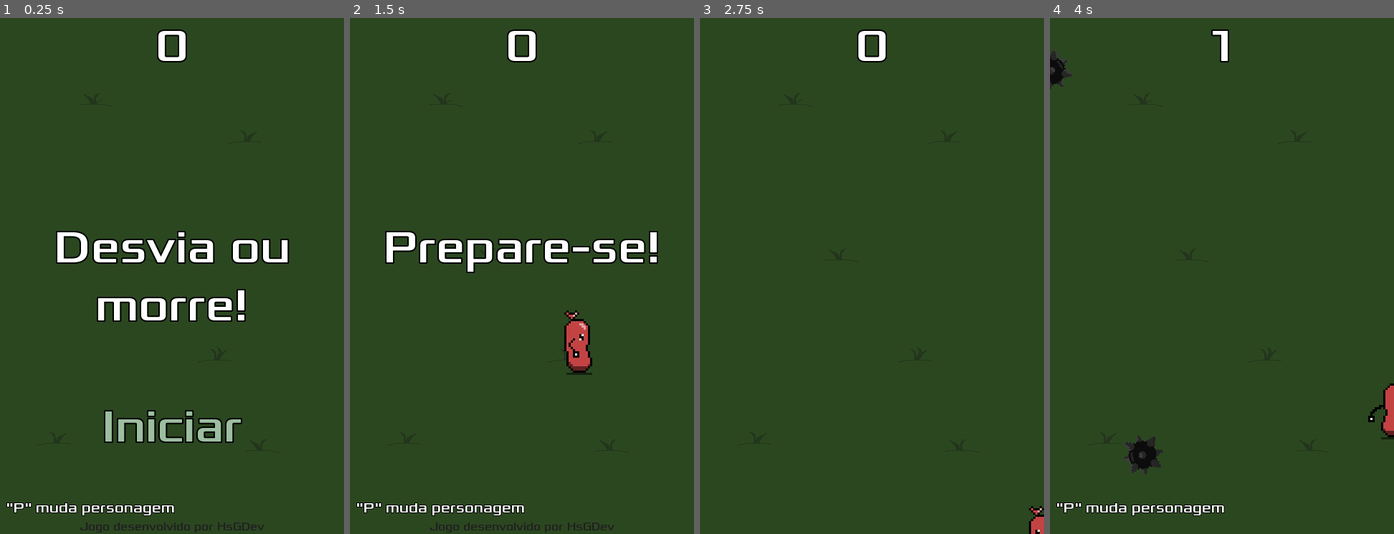
Above: before the commit, frames 1-4 (left to right).
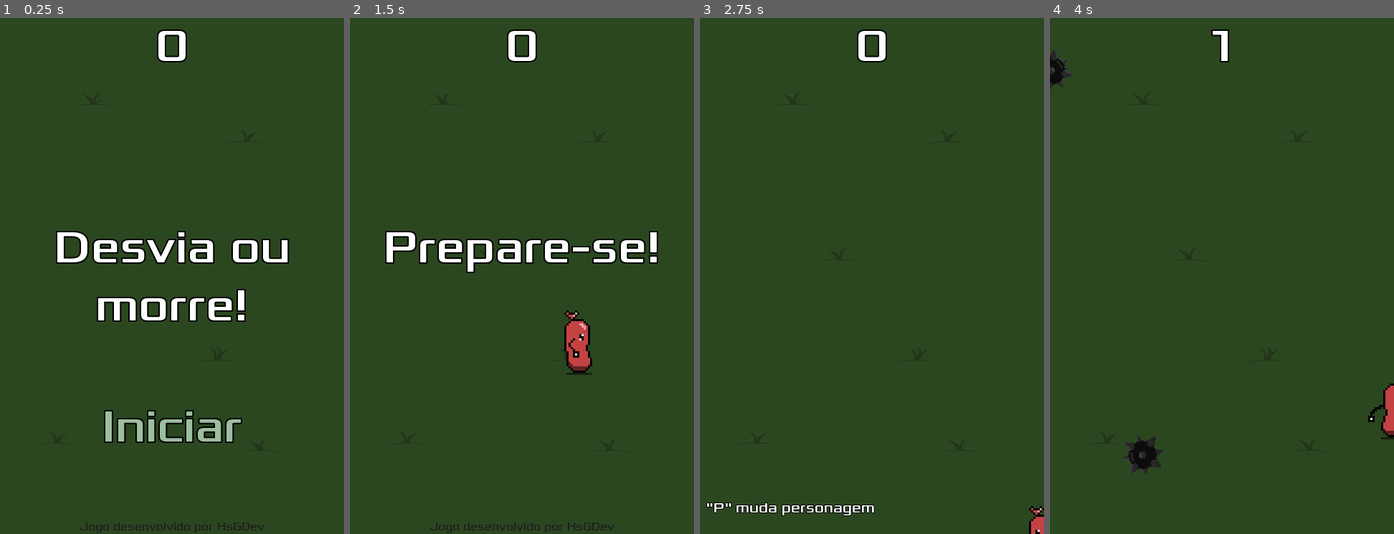
Above: after the commit, the same moments.

Repository: henriquesoaresg2/Gitteste
Game: Godot game, scene res://Main.tscn
Two runs of this game, one before a commit and one after it. Both use one fixed random seed, a clock stepped at 60 frames per second and the inputs below.
Inputs:
- Up to frame 1 (0.25 s): no input
- Up to frame 2 (1.5 s): click "Iniciar" at 0.5 s; tap Enter at 1.25 s; hold Right (ui_right) from 1.28 s (still down)
- Up to frame 3 (2.75 s): release Right (ui_right) at 2.03 s; hold Down (ui_down) from 2.03 s (still down)
- Up to frame 4 (4 s): release Down (ui_down) at 2.78 s; hold Right (ui_right) 2.78-3.53 s; hold Up (ui_up) from 3.53 s (still down)

The runs differ from the first frame. In frame 1, 0.7% of the frame differs, in the area x 1-51%, y 93-97%; in frame 2, 0.7%; in frame 3, 0.7%; in frame 4, 0.7%.

Commit message:
Correção das aparições da label de skin

Diff:
--- a/DesviaTudo/HUD.gd
+++ b/DesviaTudo/HUD.gd
@@ -1,6 +1,8 @@
 extends CanvasLayer
 
 signal start_game
+
+onready var player = get_node("/root/Main/Player")
 
 var tempo = Timer.new()
 
@@ -14,7 +16,6 @@
 	$MessageTimer.start()
 
 func show_game_over():
-	$Hints.hide()
 	show_message("Game Over")
 	yield($MessageTimer, "timeout") # Espera ate terminar o contador do MessageTimer.
 	$Message.text = "Desvia ou\nmorre!"
@@ -29,15 +30,17 @@
 func _on_StartButton_pressed():
 	$StartButton.hide()
 	emit_signal("start_game")
-	$Hints.show()
-	_brilha_Message()
 
 func _on_MessageTimer_timeout():
 	$Message.hide()
 	$Credits.hide()
 
 func _brilha_Message():
-	tempo.start(1.5)
+	if player.is_visible():
+		tempo.start(1.5)
+	else:
+		tempo.paused
+		$Hints.hide()
 
 func _on_tempo_timeout():
 	if $Hints.is_visible():
--- a/DesviaTudo/HUD.tscn
+++ b/DesviaTudo/HUD.tscn
@@ -68,12 +68,13 @@
 }
 
 [node name="Hints" type="Label" parent="."]
+visible = false
 anchor_top = 1.0
 anchor_bottom = 1.0
 margin_left = 8.0
 margin_top = -72.0
 margin_right = 270.0
-custom_fonts/font = SubResource( 5 )
+custom_fonts/font = SubResource( 3 )
 text = "\"P\" muda personagem"
 valign = 1
 autowrap = true
--- a/DesviaTudo/Main.gd
+++ b/DesviaTudo/Main.gd
@@ -20,7 +20,9 @@
 	$StartTimer.start()
 	$HUD.update_score(score)
 	$HUD.show_message("Prepare-se!")
+	$HUD._brilha_Message()
 	$Music.play()
+
 
 func _on_StartTimer_timeout():
 	$MobTimer.start()
--- a/DesviaTudo/Player.tscn
+++ b/DesviaTudo/Player.tscn
@@ -29,9 +29,14 @@
 "name": "man_up",
 "speed": 5.0
 }, {
-"frames": [ ExtResource( 2 ), ExtResource( 3 ) ],
+"frames": [ ExtResource( 1 ), ExtResource( 8 ), ExtResource( 11 ), ExtResource( 15 ) ],
 "loop": true,
-"name": "salsicha_down",
+"name": "man_side",
+"speed": 5.0
+}, {
+"frames": [ ExtResource( 9 ), ExtResource( 10 ) ],
+"loop": true,
+"name": "man_idle",
 "speed": 5.0
 }, {
 "frames": [ ExtResource( 2 ), ExtResource( 3 ) ],
@@ -39,19 +44,14 @@
 "name": "salsicha_idle",
 "speed": 5.0
 }, {
-"frames": [ ExtResource( 9 ), ExtResource( 10 ) ],
-"loop": true,
-"name": "man_idle",
-"speed": 5.0
-}, {
-"frames": [ ExtResource( 1 ), ExtResource( 8 ), ExtResource( 11 ), ExtResource( 15 ) ],
-"loop": true,
-"name": "man_side",
-"speed": 5.0
-}, {
 "frames": [ ExtResource( 19 ), ExtResource( 21 ) ],
 "loop": true,
 "name": "salsicha_side",
+"speed": 5.0
+}, {
+"frames": [ ExtResource( 2 ), ExtResource( 3 ) ],
+"loop": true,
+"name": "salsicha_down",
 "speed": 5.0
 }, {
 "frames": [ ExtResource( 16 ), ExtResource( 17 ), ExtResource( 12 ), ExtResource( 7 ) ],
Not shown: 2 places in DesviaTudo/HUD.tscn that only renumber resources
Not shown, changed: DesviaTudo/compilado/Linux/DesviaOuMorre.x86_64
Not shown, changed: DesviaTudo/compilado/Windows/DesviaOuMorre.exe
